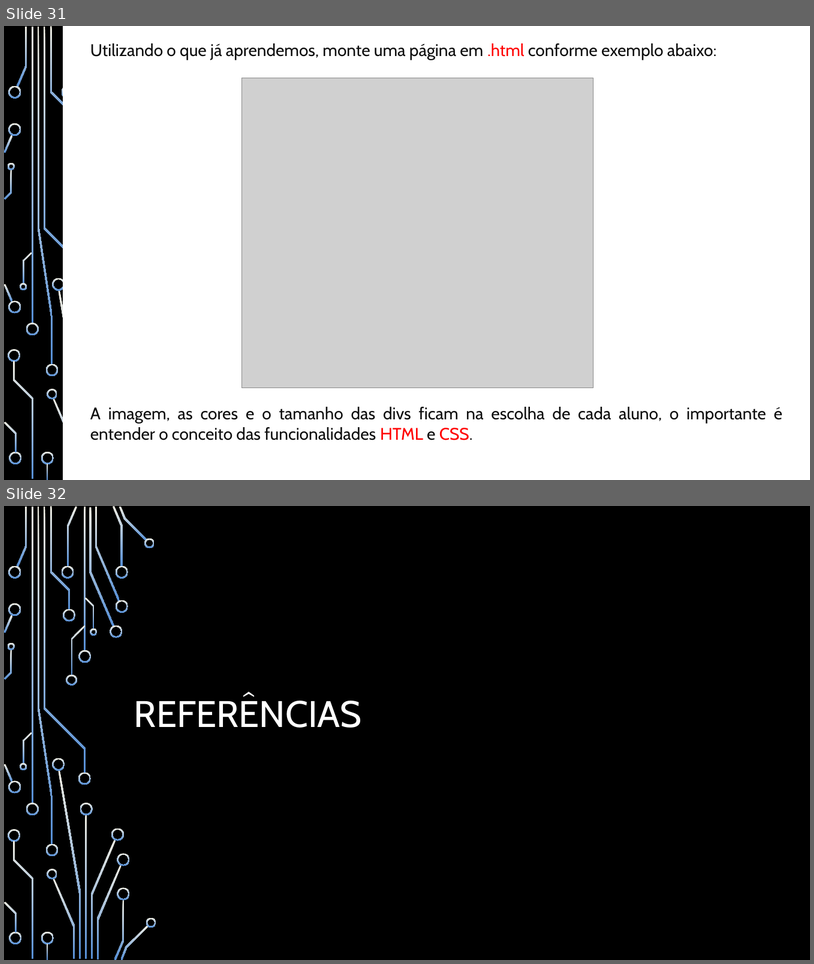
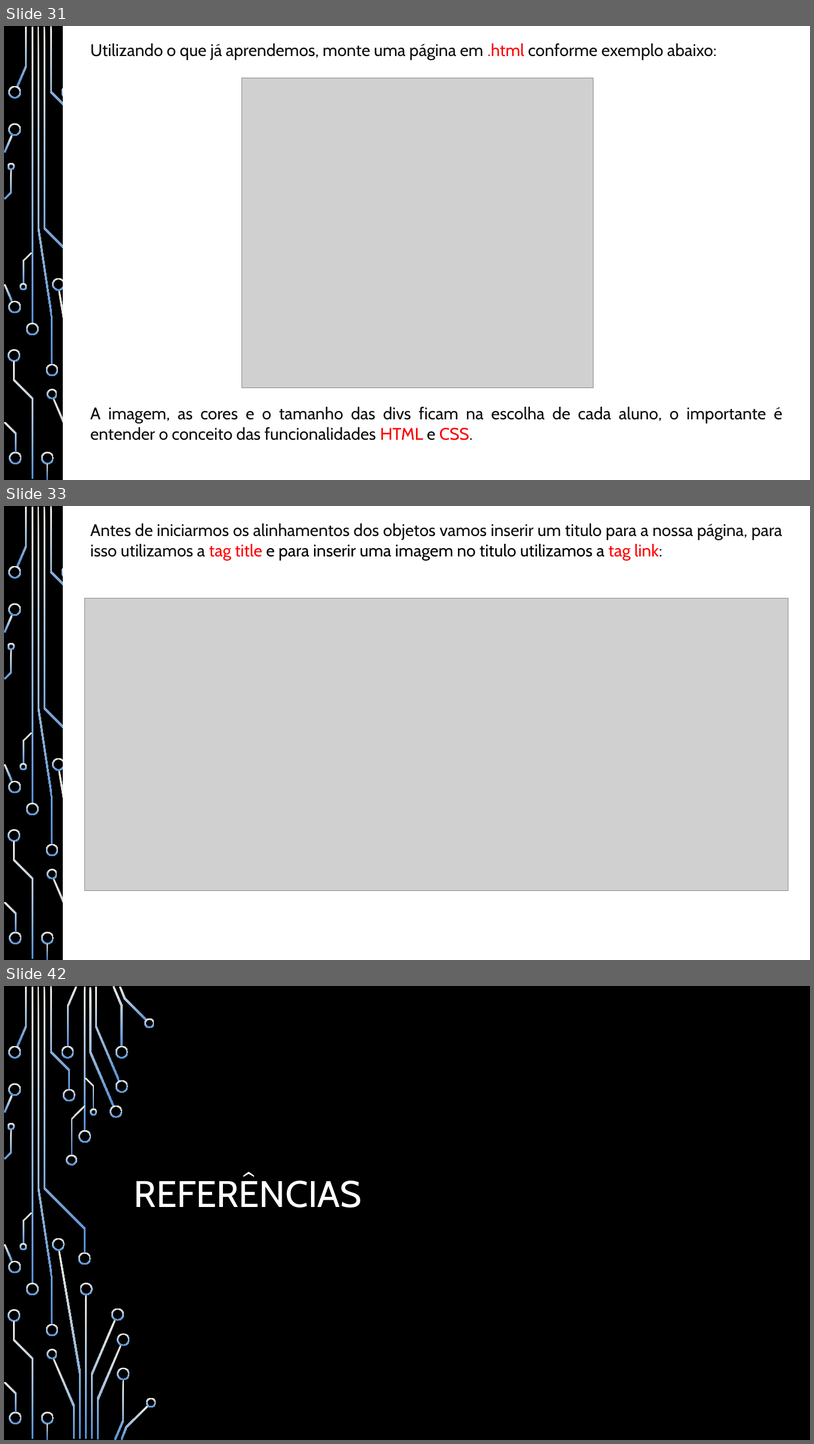
Before and after one commit to heitorsam/aulas_iep, a slide deck: documentos/Apostila - Desenvolvimento Web - IEP.pptx. Shown one above the other, each under a label of ours: slides 31 and 32 before the commit, slides 31, 33 and 42 after it; the slides between them are not shown. The pictures are 814x964 and 814x1444 pixels, drawn with LibreOffice and Linux fonts; fonts in the diff are those of the drawing; grey boxes stand for pictures; background and template pictures are left out. Boxes give left, top, right and bottom in pixels: in the first picture for what was removed or moved away, otherwise in the second. Text is boxed around its words. In the diff, an @@ line names an element or a change of style, - is before the commit and + after.

```diff
--- a/documentos/Apostila - Desenvolvimento Web - IEP.pptx
+++ b/documentos/Apostila - Desenvolvimento Web - IEP.pptx
@@ slide 33 added at box(4, 506, 810, 960), background picture (left out); not listed: 37 template elements that a slide beside it also shows @@
@@ rectangle added at box(63, 506, 810, 960), fill #FFFFFF, outline #FFFFFF 1.25 pt @@
@@ text added at box(90, 523, 782, 560), 20 pt, text #0D0D0D @@
+Antes de iniciarmos os alinhamentos dos objetos vamos inserir um titulo para a nossa página, para isso utilizamos a tag title e para inserir uma imagem no titulo utilizamos a tag link:
@@ picture added at box(85, 598, 789, 890) @@
@@ what was slide 32 is now slide 42 @@
```
Also in this commit, not shown: 1 slide changed, 9 other slides added, 4 other files.
